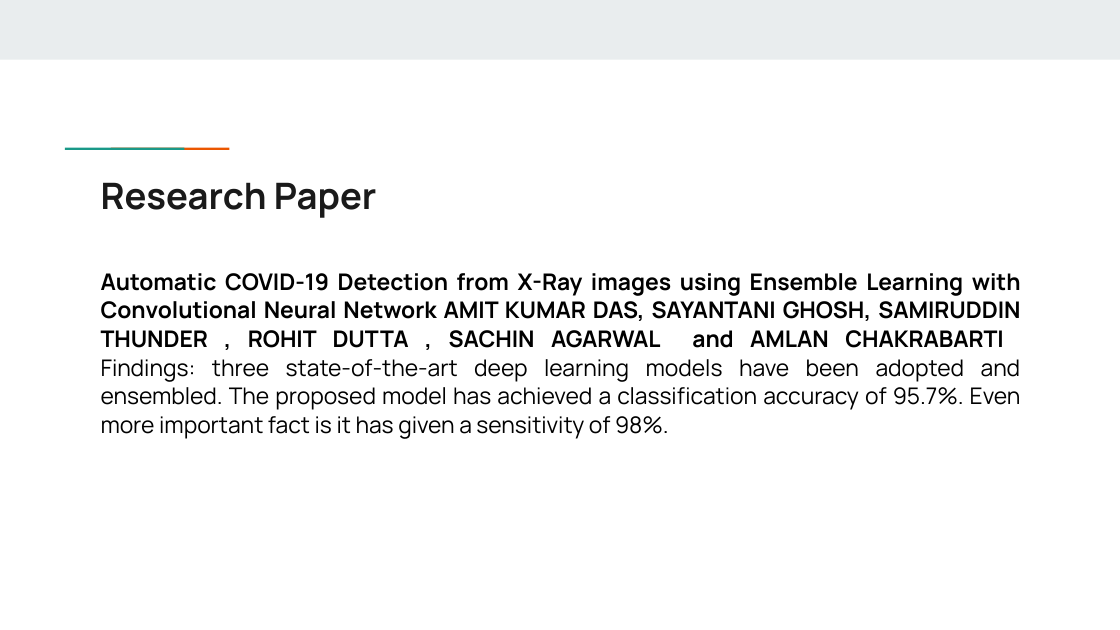
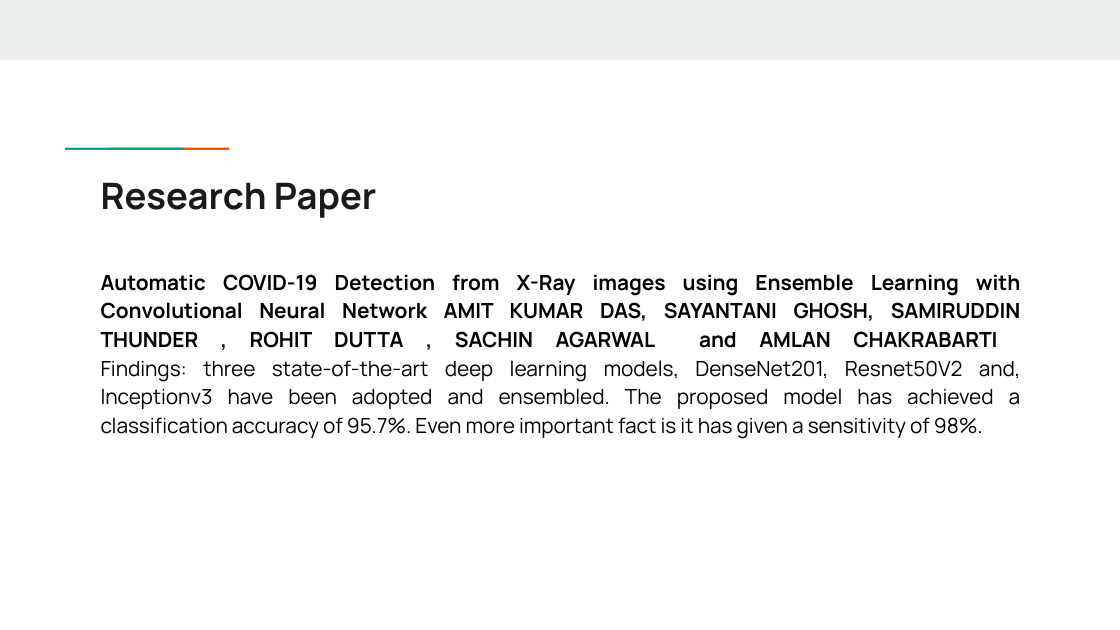
Before and after one commit to Mayank0255/IT1634-COVID19-Predictions-and-Analysis, a slide deck: slide 10 of Minor Project Presentation.pptx (slide 9 before the commit). Drawn at 1120x630 pixels with LibreOffice and Linux fonts; fonts in the diff are those of the drawing. Boxes give left, top, right and bottom in pixels: in the first picture for what was removed or moved away, otherwise in the second. Text is boxed around its words. In the diff, an @@ line names an element or a change of style, - is before the commit and + after.

```diff
--- a/Minor Project Presentation.pptx
+++ b/Minor Project Presentation.pptx
@@ text at (x1=101, y1=274, x2=1021, y2=439): text changed; size 14.7 to 13.4 pt @@
-Automatic COVID-19 Detection from X-Ray images using Ensemble Learning with Convolutional Neural Network AMIT KUMAR DAS, SAYANTANI GHOSH, SAMIRUDDIN THUNDER , ROHIT DUTTA , SACHIN AGARWAL and AMLAN CHAKRABARTI
-Findings: three state-of-the-art deep learning models have been adopted and ensembled. The proposed model has achieved a classification accuracy of 95.7%. Even more important fact is it has given a sensitivity of 98%.
+Automatic COVID-19 Detection from X-Ray images using Ensemble Learning with Convolutional Neural Network AMIT KUMAR DAS, SAYANTANI GHOSH, SAMIRUDDIN THUNDER , ROHIT DUTTA , SACHIN AGARWAL and AMLAN CHAKRABARTI
+Findings: three state-of-the-art deep learning models, DenseNet201, Resnet50V2 and, Inceptionv3 have been adopted and ensembled. The proposed model has achieved a classification accuracy of 95.7%. Even more important fact is it has given a sensitivity of 98%.
```
Also in this commit, not shown: 6 other slides changed, 9 slides added, 5 slides removed, 1 other file.
